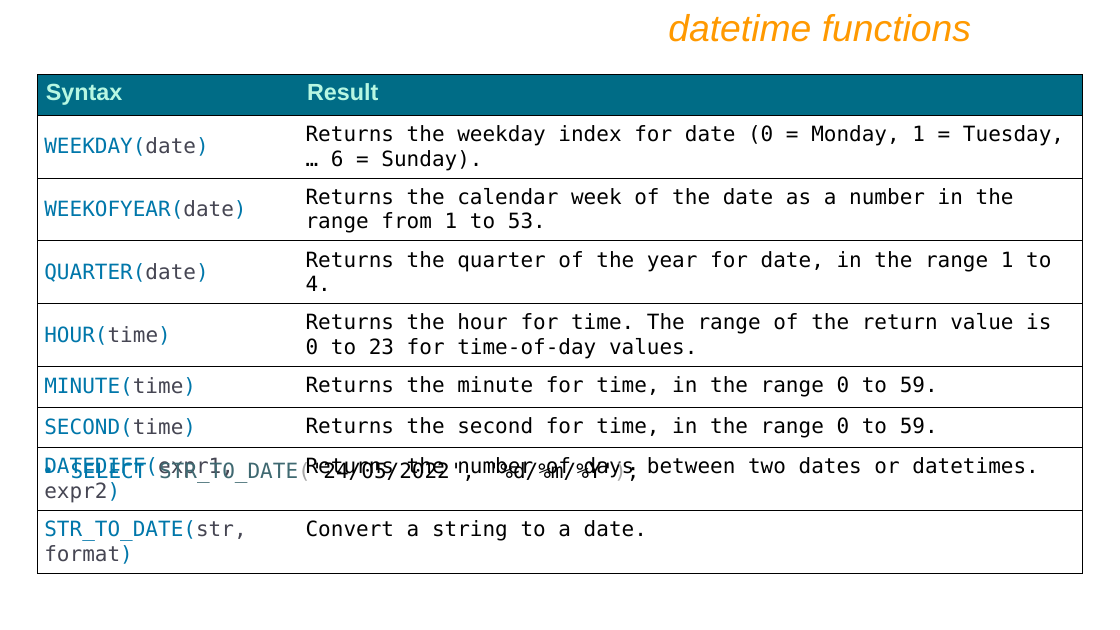
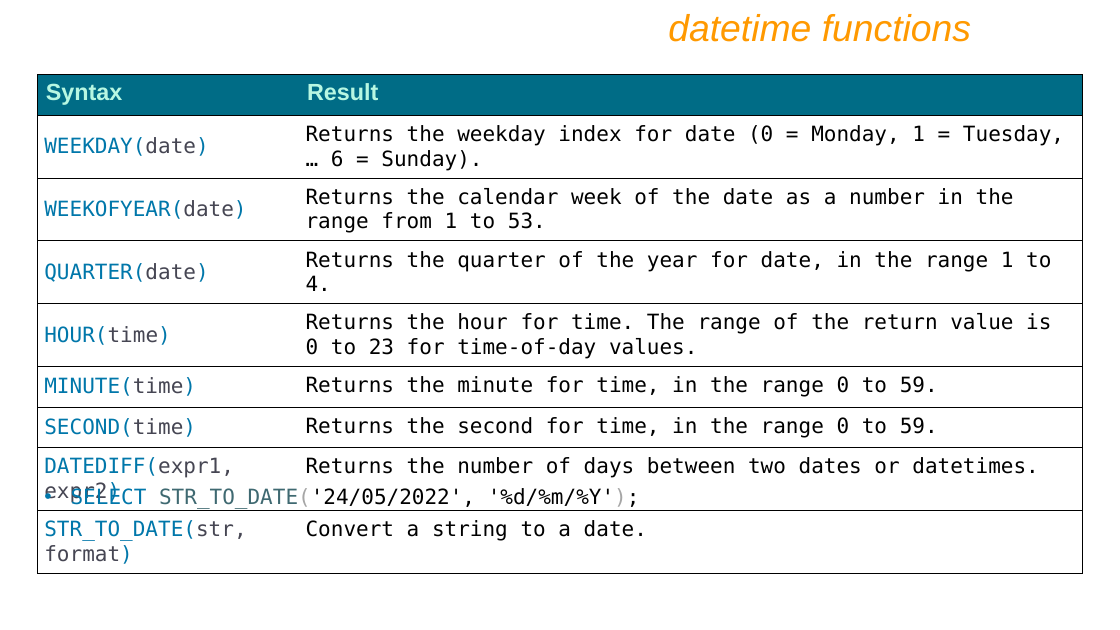
Before and after one commit to ABHAYB642/PG-DAC-All-Subjects, a slide deck: slide 113 of Database/Notes/IET MySQL PPT Ver9.pptx. Drawn at 1120x630 pixels with LibreOffice and Linux fonts; fonts in the diff are those of the drawing. Boxes give left, top, right and bottom in pixels: in the first picture for what was removed or moved away, otherwise in the second. Text is boxed around its words. In the diff, an @@ line names an element or a change of style, - is before the commit and + after.

```diff
--- a/Database/Notes/IET MySQL PPT Ver9.pptx
+++ b/Database/Notes/IET MySQL PPT Ver9.pptx
@@ text "SELECT STR_TO_DATE('24/05/2022', '%d/%m/%Y');": place and size @@
-text "SELECT STR_TO_DATE('24/05/2022', '%d/%m/%Y');" at bbox=[71, 462, 640, 484]
+text "SELECT STR_TO_DATE('24/05/2022', '%d/%m/%Y');" at bbox=[71, 487, 640, 509]
```
Also in this commit, not shown: 2 other slides changed, 3 other files.
